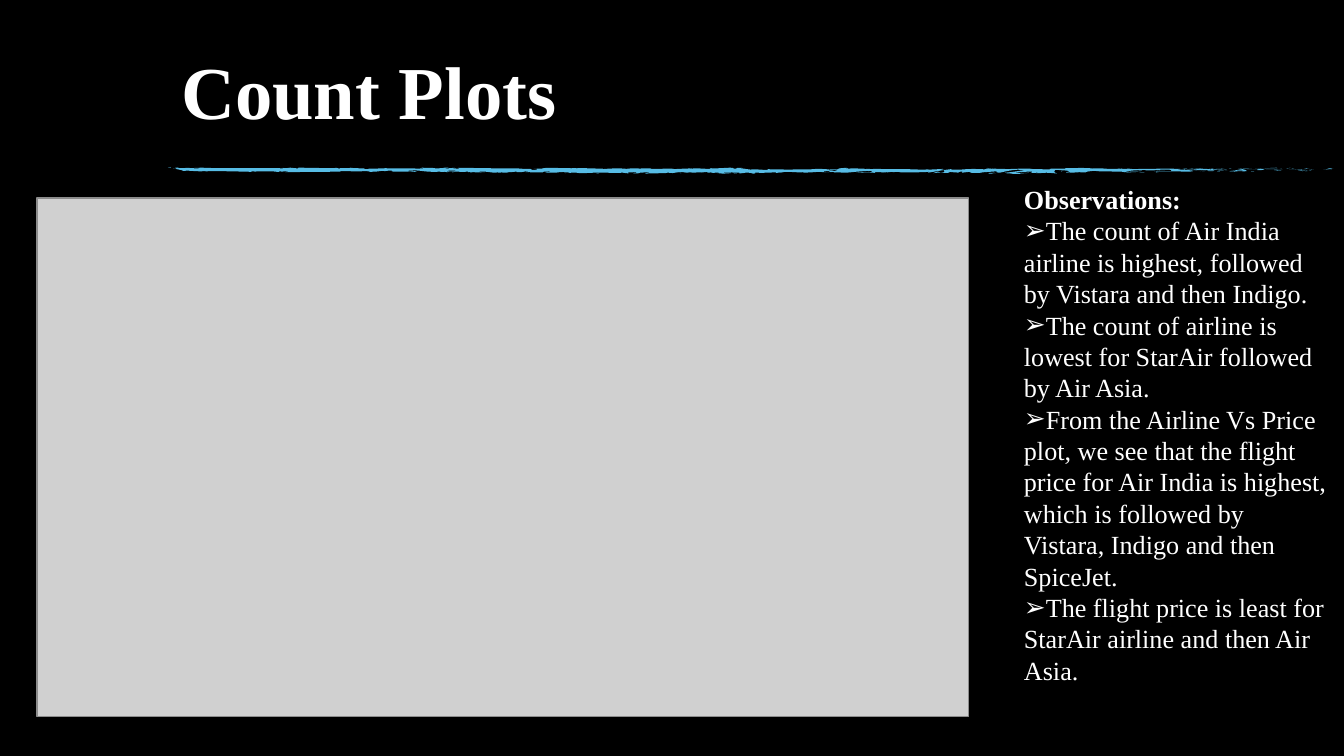
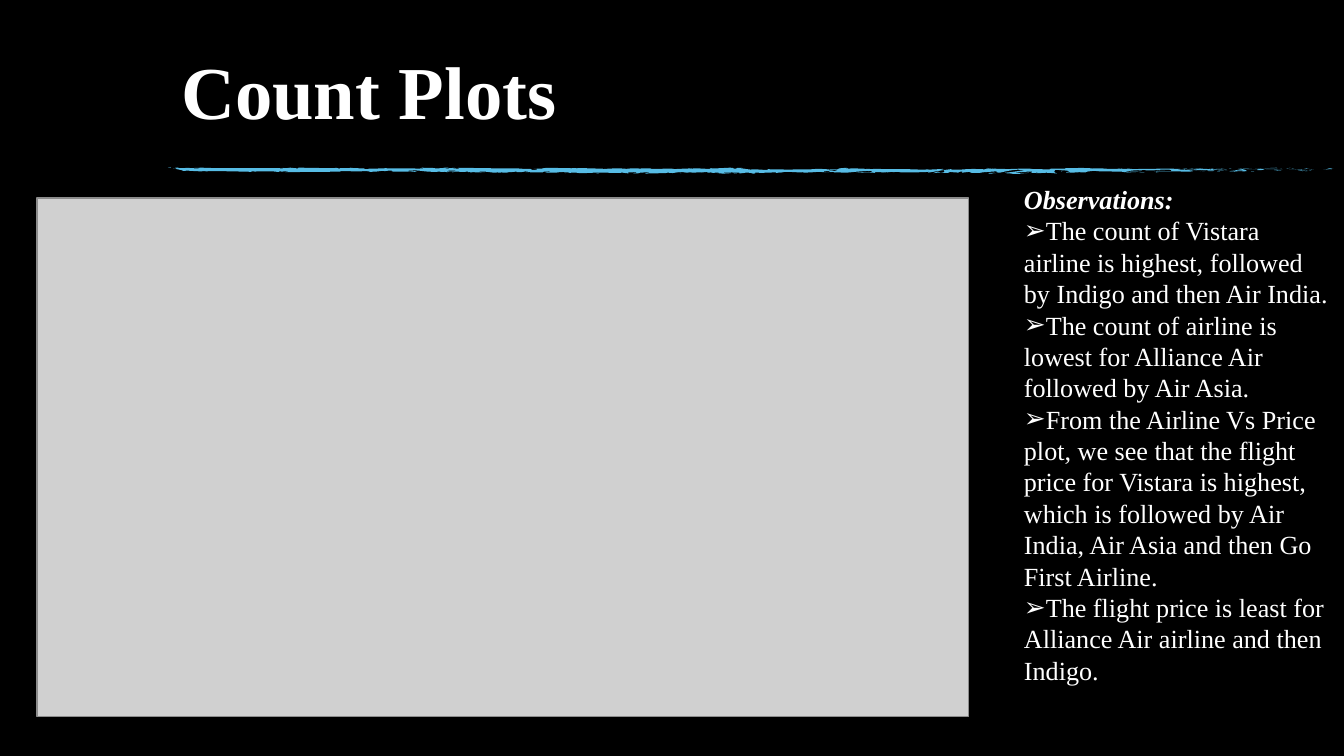
Before and after one commit to jessicapatel72/Internship---Projects, a slide deck: slide 10 of Flight Price Prediction Project/Flight Price Prediction.pptx. Drawn at 1344x756 pixels with LibreOffice and Linux fonts; fonts in the diff are those of the drawing; grey boxes stand for pictures; background and template pictures are left out. Boxes give left, top, right and bottom in pixels: in the first picture for what was removed or moved away, otherwise in the second. Text is boxed around its words. In the diff, an @@ line names an element or a change of style, - is before the commit and + after.

```diff
--- a/Flight Price Prediction Project/Flight Price Prediction.pptx
+++ b/Flight Price Prediction Project/Flight Price Prediction.pptx
@@ text at (1024,191,1174,210): italic on in "Observations:" @@
@@ text at (1024,221,1327,686): text changed @@
-➢ The count of Air India airline is highest, followed by Vistara and then Indigo.
-➢ The count of airline is lowest for StarAir followed by Air Asia.
-➢ From the Airline Vs Price plot, we see that the flight price for Air India is highest, which is followed by Vistara, Indigo and then SpiceJet.
-➢ The flight price is least for StarAir airline and then Air Asia.
+➢ The count of Vistara airline is highest, followed by Indigo and then Air India.
+➢ The count of airline is lowest for Alliance Air followed by Air Asia.
+➢ From the Airline Vs Price plot, we see that the flight price for Vistara is highest, which is followed by Air India, Air Asia and then Go First Airline.
+➢ The flight price is least for Alliance Air airline and then Indigo.
```
Also in this commit, not shown: 4 other slides changed.
